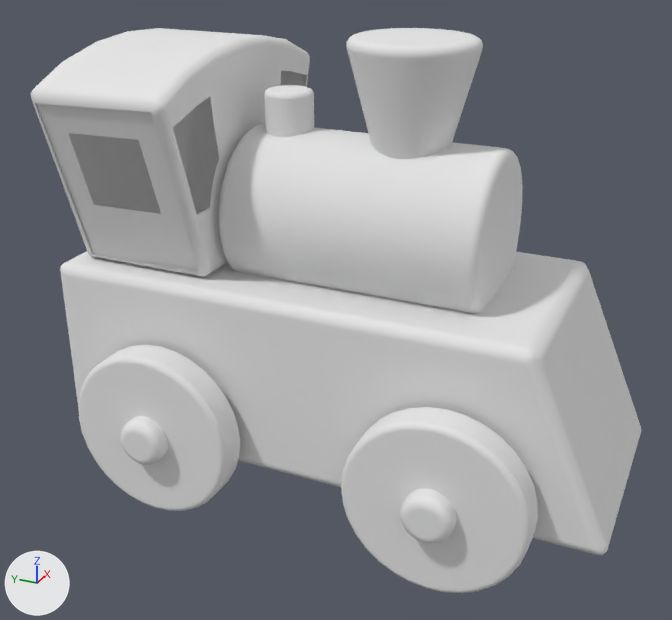
One commit to the OBJ model project_base_code/models/train.obj: the scene before it, then after it.
The view is the same before and after, from a 50 mm camera at (-6.86, -2.95, 5.03) aimed at (-0.2, 0.05, 1.7). Lighting does not change. The marker at lower left points along +X, +Y and +Z. Where no turn or scale is listed for an object, it has been applied to the vertices.

The scene before the commit, as lines of its bpy script (objects in view):
```python
me_train = bpy.data.meshes.new('train')
me_train.from_pydata(...)  # 3866 vertices, 7581 faces; spans x -1.5..1.5, y -2.5..2.36, z 0.0..3.99
me_train.materials.append(mat_material_0)  # white #e7e7e7
ob_train = bpy.data.objects.new('train', me_train)
ob_train.location = (0.0, 0.0, 0.0)
```
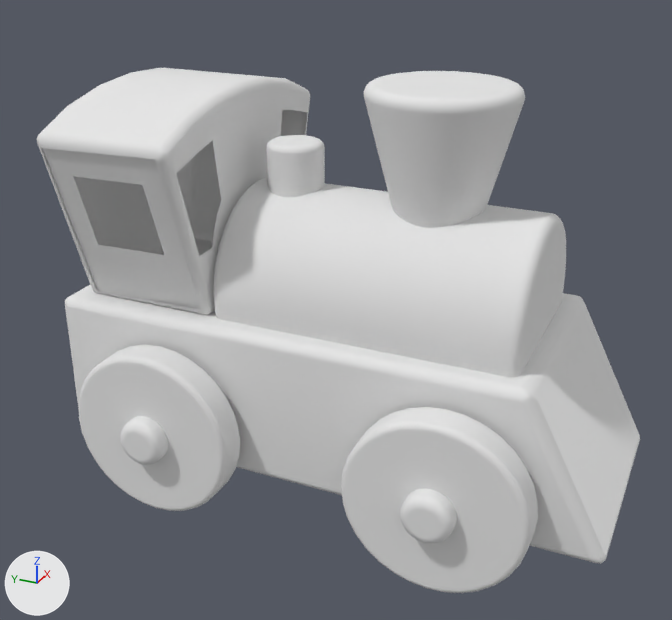
Pixel boxes (x1, y1, x2, y2) of what changed, in the pictures (672 x 620 px; the box of a moved part takes in the faces that stretch with it):
'train', reshaped (7% shorter)
    before: (31, 28, 641, 593)
    after: (37, 68, 640, 593)
part 1 of me_train, moved or reshaped
    before: (264, 85, 314, 137)
    after: (267, 135, 325, 197)
part 2 of me_train, moved or reshaped
    before: (346, 28, 483, 159)
    after: (364, 71, 525, 228)
part 3 of me_train, moved or reshaped
    before: (219, 123, 523, 314)
    after: (214, 177, 566, 377)
part 4 of me_train, moved or reshaped
    before: (60, 211, 641, 555)
    after: (65, 239, 640, 564)
part 5 of me_train, moved or reshaped
    before: (36, 103, 198, 271)
    after: (42, 148, 201, 309)
part 6 of me_train, moved or reshaped
    before: (31, 28, 310, 277)
    after: (37, 68, 310, 315)

The change, as a diff of the scene's bpy script:
```diff
--- a/project_base_code/models/train.obj.py
+++ b/project_base_code/models/train.obj.py
@@ me_train @@
 # used by ob_train; location = (0.0, 0.0, 0.0)
-me_train.from_pydata(...)  # 3866 vertices, 7581 faces; spans x -1.5..1.5, y -2.5..2.36, z 0.0..3.99
+me_train.from_pydata(...)  # 3866 vertices, 7581 faces; spans x -1.5..1.5, y -2.5..2.36, z 0.0..3.66
+# me_train part 1: the loose piece of 224 vertices spanning x -0.2..0.2, y 0.35..0.76, z 3.1..3.51 is scaled about its middle by 1.19, then moved by (0.0, -0.05, -0.46)
+# me_train part 2: the loose piece of 224 vertices spanning x -0.51..0.51, y -1.03..0.0, z 2.9..3.99 is scaled about its middle by 1.19, then moved by (0.0, -0.25, -0.44)
+# me_train part 3: the loose piece of 384 vertices spanning x -0.69..0.69, y -1.3..0.9, z 1.8..3.19 is scaled about its middle by 1.19, then moved by (0.0, -0.19, -0.61)
+# me_train part 4: the loose piece of 216 vertices spanning x -1.0..1.0, y -2.5..2.36, z 0.44..2.04 is scaled about the mesh origin by (1, 1, 0.842)
+# me_train part 5: the loose piece of 15 vertices spanning x -1.24..-0.8, y 1.0..2.12, z 2.09..3.53 is moved by (0.0, 0.0, -0.35)
+# me_train part 6: 371 of 3866 vertices moved; they spanned x -1.26..1.26, y 0.94..2.19, z 2.04..3.88 and now span x -1.26..1.26, y 0.94..2.19, z 1.69..3.53; mean shift (0.0, 0.0, -0.35); largest move (-0.6, 0.94, 3.53) -> (-0.66, 0.94, 2.43)
 me_train.materials.append(mat_material_0)
```
